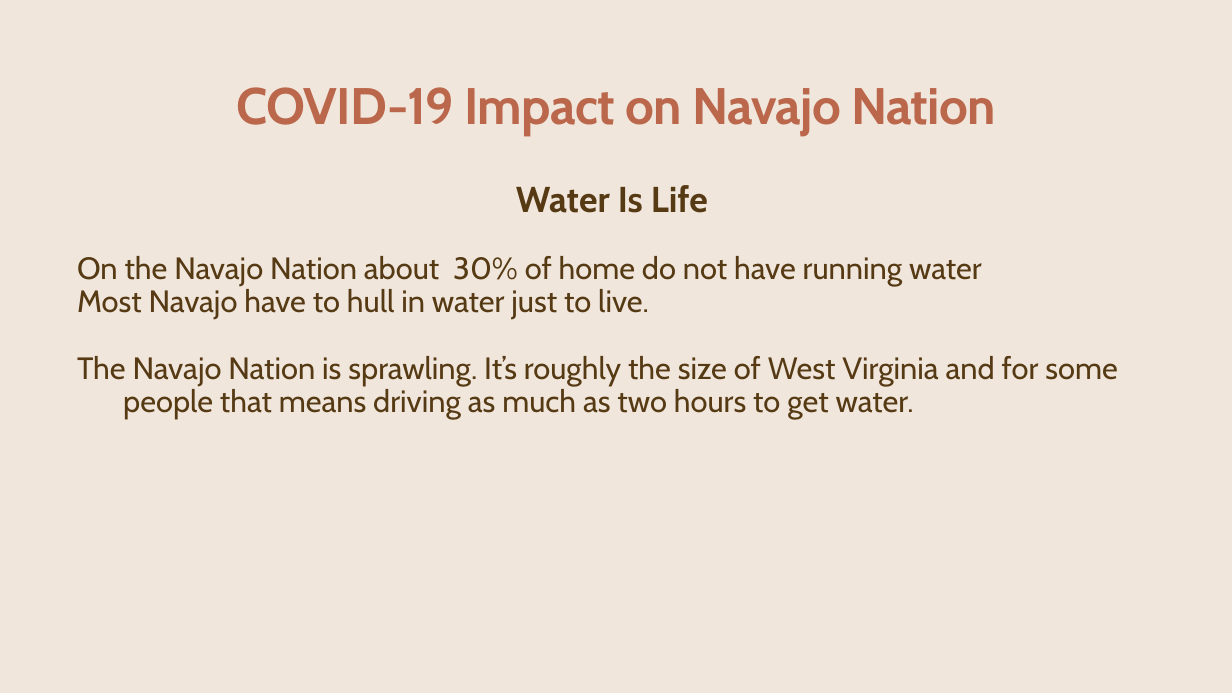
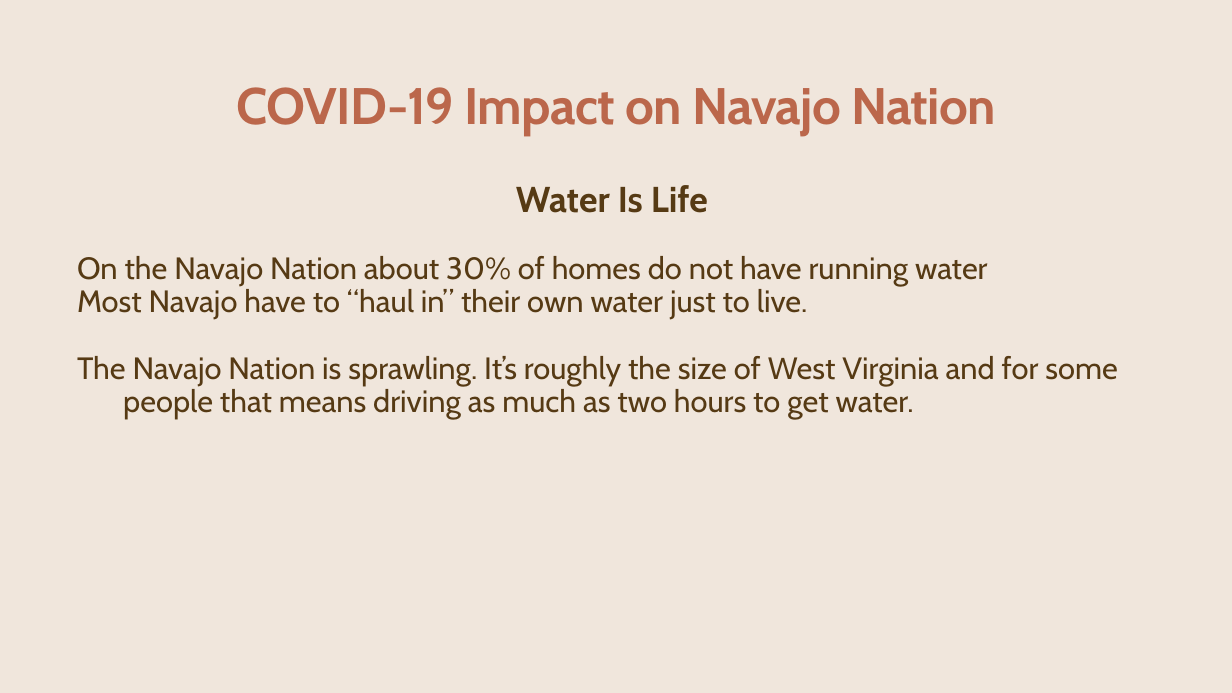
Before and after one commit to CCostenbader/Covid-19-effects-on-the-Navajo-Nation-Indian-Tribe, a slide deck: slide 7 of FinalPPMatt.pptx. Drawn at 1232x693 pixels with LibreOffice and Linux fonts; fonts in the diff are those of the drawing; background and template pictures are left out. Boxes give left, top, right and bottom in pixels: in the first picture for what was removed or moved away, otherwise in the second. Text is boxed around its words. In the diff, an @@ line names an element or a change of style, - is before the commit and + after.

```diff
--- a/FinalPPMatt.pptx
+++ b/FinalPPMatt.pptx
@@ text at bbox=[77, 256, 988, 319]: text changed @@
-On the Navajo Nation about 30% of home do not have running water
-Most Navajo have to hull in water just to live.
+On the Navajo Nation about 30% of homes do not have running water
+Most Navajo have to “haul in” their own water just to live.
```
Also in this commit, not shown: 7 other slides changed.
